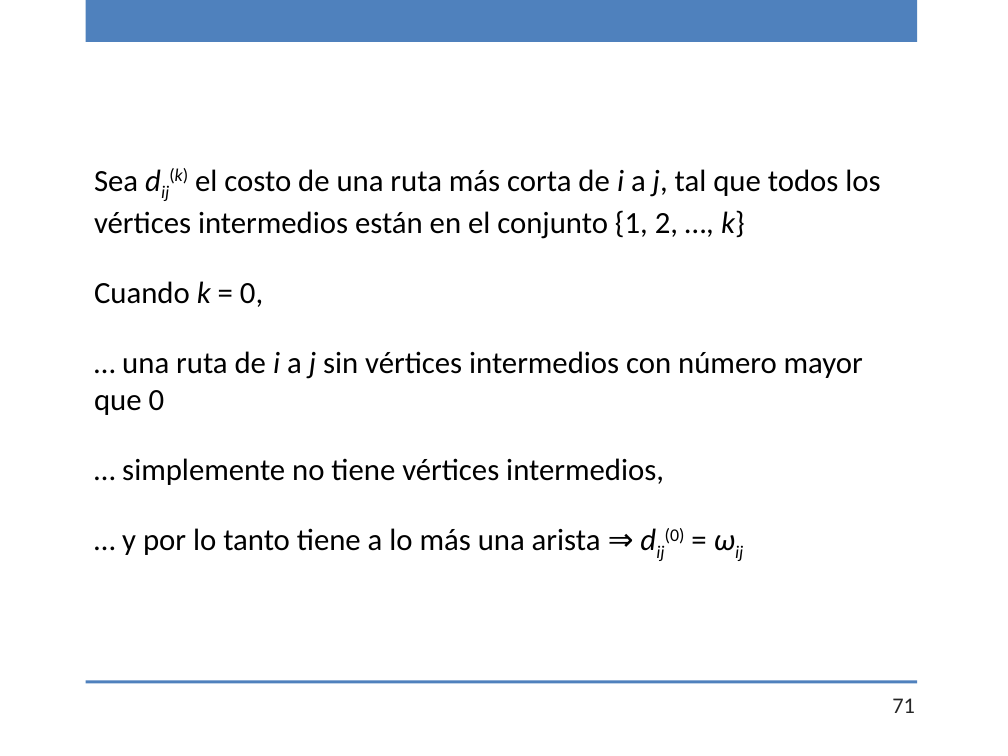
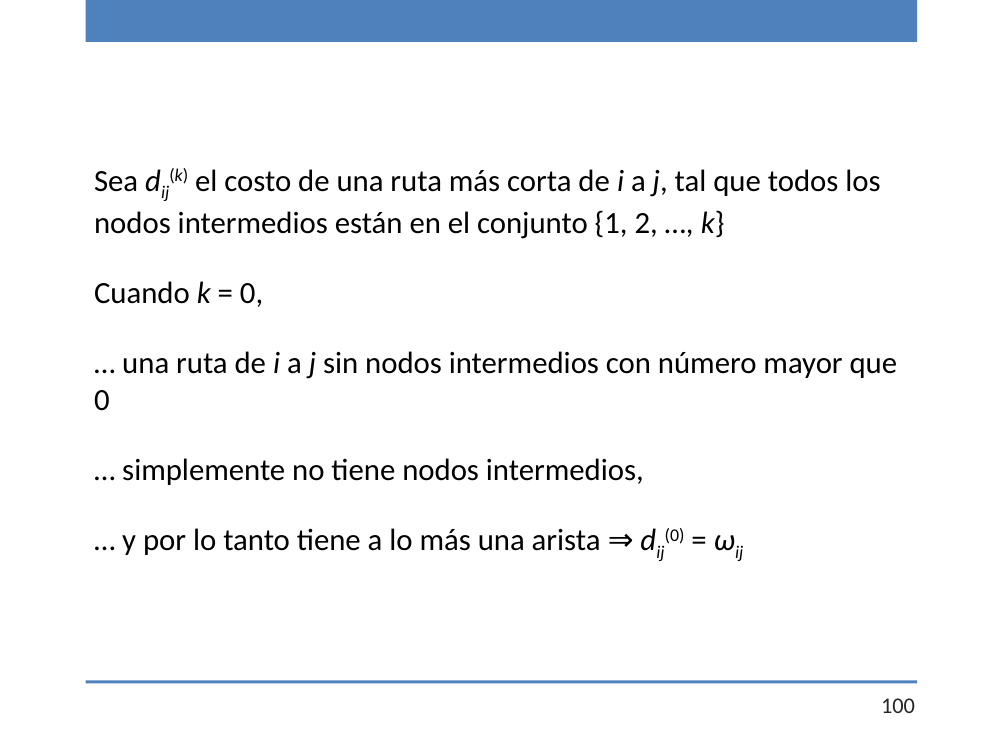
Before and after one commit to chris-carstens/2020-2, a slide deck: slide 100 of Clases/19 - Programación Dinámica/19-ProgDinámica.pptx (slide 71 before the commit). Drawn at 1008x756 pixels with LibreOffice and Linux fonts; fonts in the diff are those of the drawing. Boxes give left, top, right and bottom in pixels: in the first picture for what was removed or moved away, otherwise in the second. Text is boxed around its words. In the diff, an @@ line names an element or a change of style, - is before the commit and + after.

```diff
--- a/Clases/19 - Programación Dinámica/19-ProgDinámica.pptx
+++ b/Clases/19 - Programación Dinámica/19-ProgDinámica.pptx
@@ text at bbox=[94, 168, 880, 239]: text changed @@
-Sea dij(k) el costo de una ruta más corta de i a j, tal que todos los vértices intermedios están en el conjunto {1, 2, …, k}
+Sea dij(k) el costo de una ruta más corta de i a j, tal que todos los nodos intermedios están en el conjunto {1, 2, …, k}
@@ text at bbox=[94, 351, 898, 485]: text changed @@
-… una ruta de i a j sin vértices intermedios con número mayor que 0
-… simplemente no tiene vértices intermedios,
+… una ruta de i a j sin nodos intermedios con número mayor que 0
+… simplemente no tiene nodos intermedios,
@@ page number at bbox=[881, 698, 915, 713]: text changed @@
-71
+100
```
Also in this commit, not shown: 6 other slides changed, 29 slides added, 1 other file.
